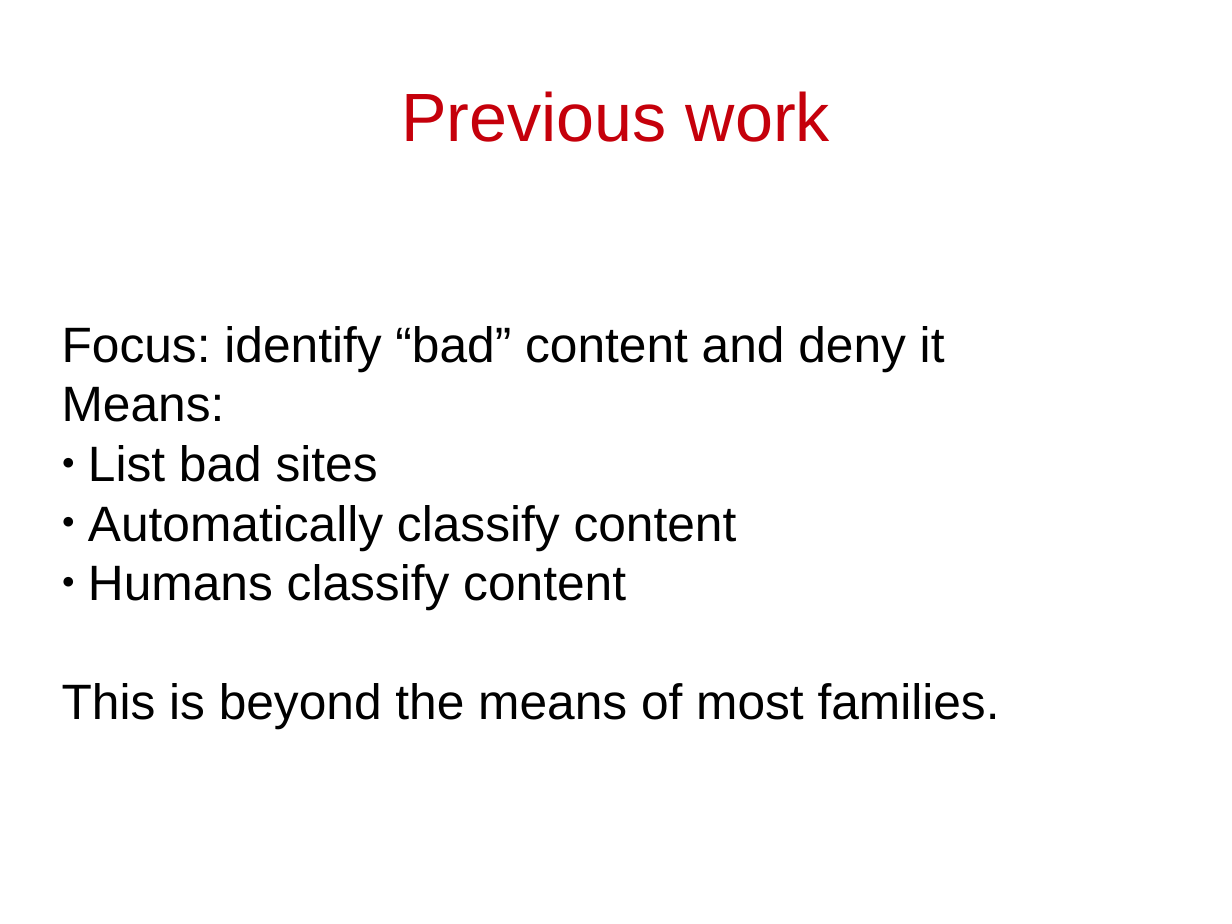
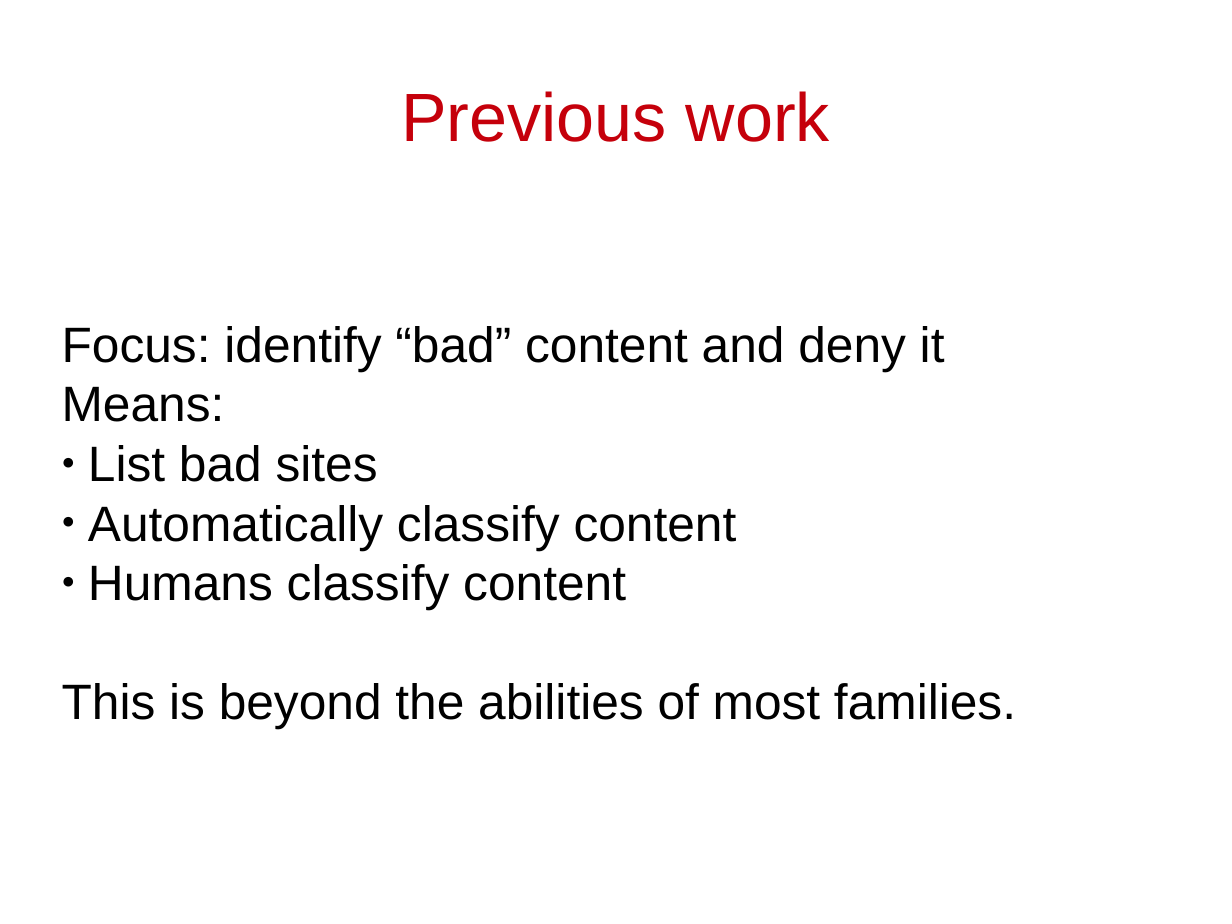
Before and after one commit to cschreiner/kindsicher, a slide deck: slide 5 of proj/presentation_dec09/CAS.odp (slide 4 before the commit). Drawn at 1232x924 pixels with LibreOffice and Linux fonts; fonts in the diff are those of the drawing. Boxes give left, top, right and bottom in pixels: in the first picture for what was removed or moved away, otherwise in the second. Text is boxed around its words. In the diff, an @@ line names an element or a change of style, - is before the commit and + after.

```diff
--- a/proj/presentation_dec09/CAS.odp
+++ b/proj/presentation_dec09/CAS.odp
@@ subtitle at (62, 683, 1016, 729): text changed @@
-This is beyond the means of most families.
+This is beyond the abilities of most families.
```
Also in this commit, not shown: 8 other slides changed, 2 slides added, 1 slide removed.
